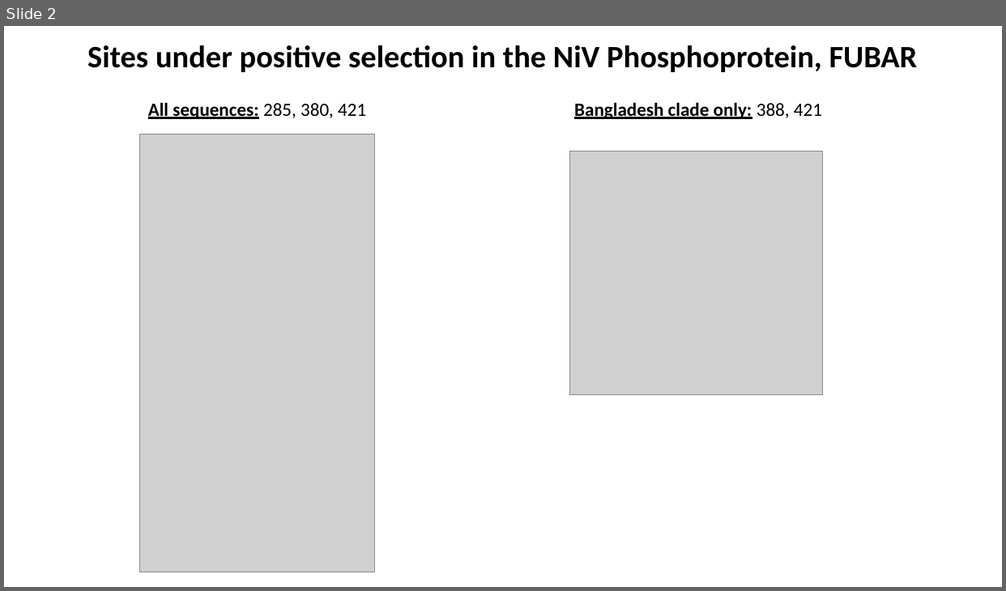
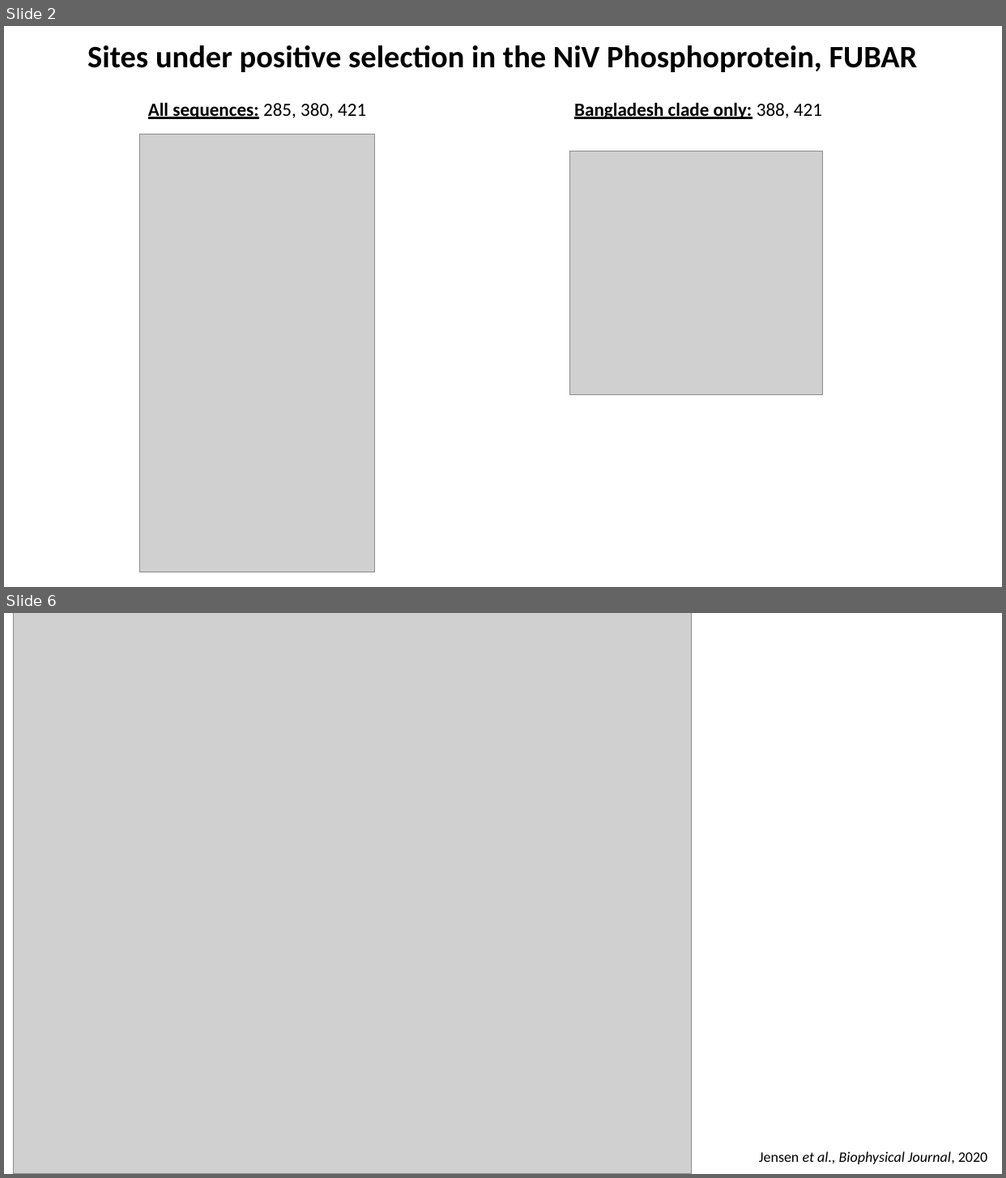
Before and after one commit to sanju99/niv_evo, a slide deck: writing/20220629.pptx. Shown one above the other, each under a label of ours: slide 2 before the commit, slides 2 and 6 after it; the slides between them are not shown. The pictures are 1006x591 and 1006x1178 pixels, drawn with LibreOffice and Linux fonts; fonts in the diff are those of the drawing; grey boxes stand for pictures. Boxes give left, top, right and bottom in pixels: in the first picture for what was removed or moved away, otherwise in the second. Text is boxed around its words. In the diff, an @@ line names an element or a change of style, - is before the commit and + after.

```diff
--- a/writing/20220629.pptx
+++ b/writing/20220629.pptx
@@ slide 6 added at [4,613,1002,1174], background #FFFFFF @@
@@ picture added at [13,613,691,1174] @@
@@ text added at [759,1152,987,1165], 14 pt, text #000000, italic @@
+Jensen et al., Biophysical Journal, 2020
```
Also in this commit, not shown: 3 other slides added, 3 other files.
